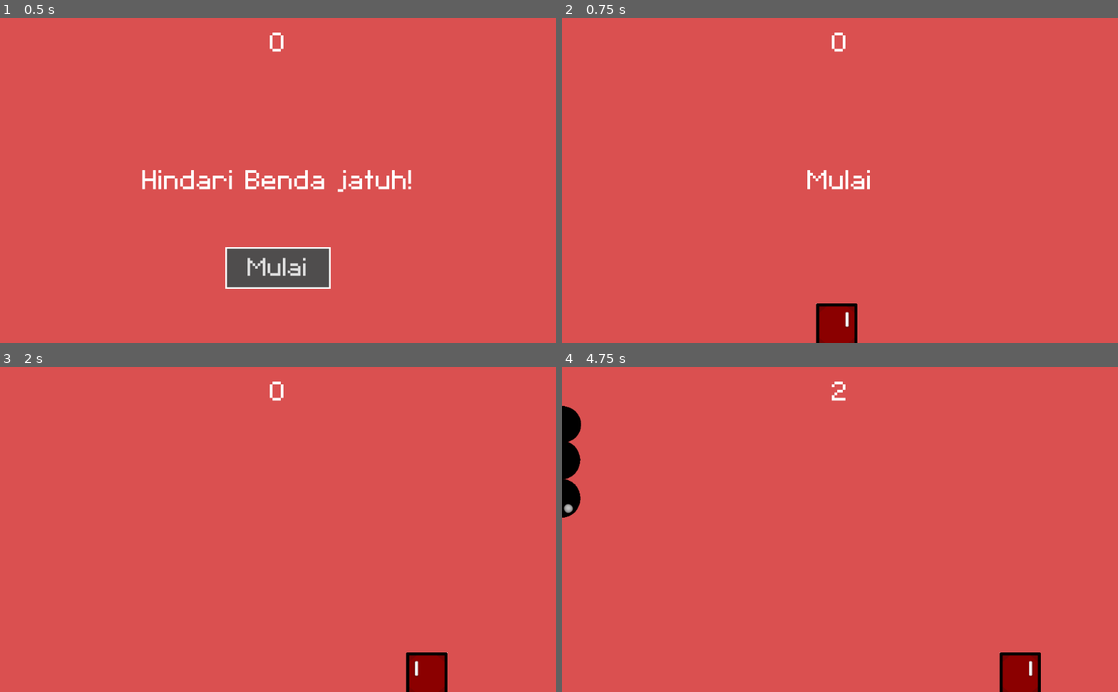
Above: before the commit, frames 1-4 (two rows, left to right).
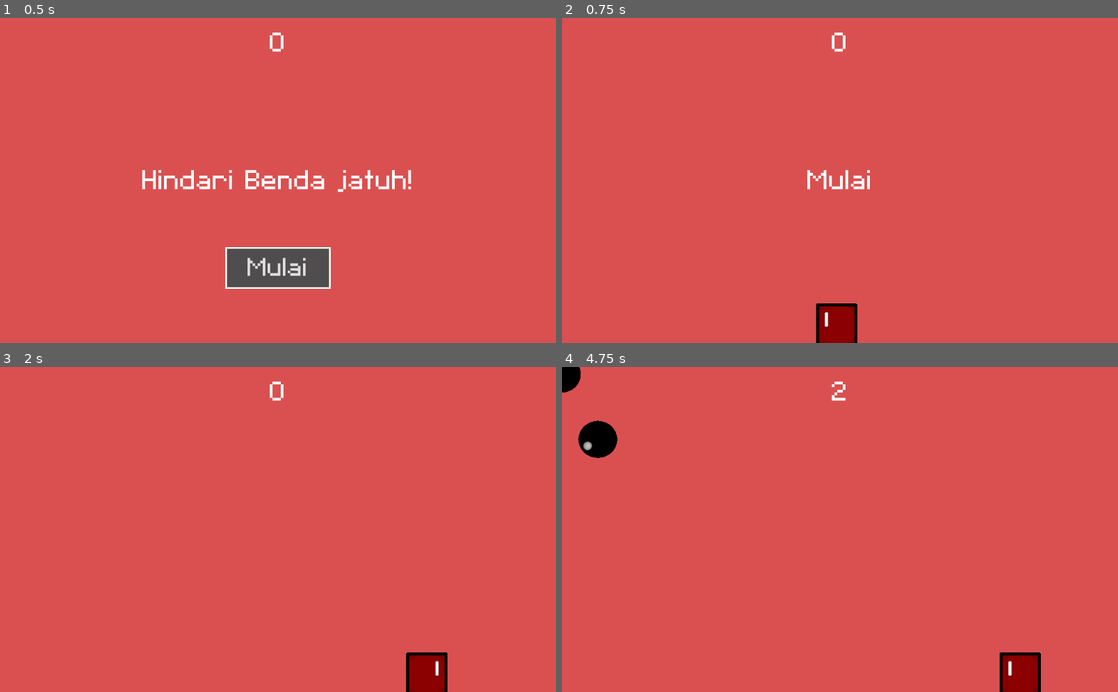
Above: after the commit, the same moments.

Repository: fikrirazor/block_dodge
Game: Godot game, scene res://main.tscn
Same seed, same stepped clock (60 frames per second), same inputs: the game is played once before the commit and once after it.
Inputs:
- Up to frame 1 (0.5 s): no input
- Up to frame 2 (0.75 s): click "Mulai" at 0.5 s
- Up to frame 3 (2 s): tap Enter at 1.25 s; hold Right (ui_right) from 1.28 s (still down)
- Up to frame 4 (4.75 s): release Right (ui_right) at 2.03 s; hold Left (ui_left) 2.03-2.78 s; hold Right (ui_right) 2.78-4.28 s; hold Left (ui_left) from 4.28 s (still down)

Frame 1 is identical in both runs. In frame 2, less than 0.1% of the frame differs, in the area x 45-54%, y 87-96%; in frame 3, less than 0.1%; in frame 4, 1.9%, in the area x 0-87%, y 0-96%.

Commit message:
animation edit and convert to godot 3.1

Diff:
--- a/Enemy.tscn
+++ b/Enemy.tscn
@@ -7,7 +7,6 @@
 [ext_resource path="res://Character/enemy/balltop.png" type="Texture" id=5]
 
 [sub_resource type="SpriteFrames" id=1]
-
 animations = [ {
 "frames": [ ExtResource( 2 ), ExtResource( 3 ), ExtResource( 4 ), ExtResource( 5 ) ],
 "loop": true,
@@ -17,52 +16,24 @@
 
 [sub_resource type="CircleShape2D" id=2]
 
-custom_solver_bias = 0.0
-radius = 10.0
-
 [node name="Enemy" type="RigidBody2D"]
-
 position = Vector2( -1, 0 )
-input_pickable = false
-collision_layer = 1
-collision_mask = 1
-mode = 0
-mass = 1.0
-friction = 1.0
-bounce = 0.0
-gravity_scale = 1.0
-custom_integrator = false
-continuous_cd = 0
-contacts_reported = 0
-contact_monitor = false
-sleeping = false
-can_sleep = true
-linear_velocity = Vector2( 0, 0 )
 linear_damp = 1.0
-angular_velocity = 0.0
-angular_damp = -1.0
 script = ExtResource( 1 )
-_sections_unfolded = [ "Linear" ]
-MIN_SPEED = 150
+MIN_SPEED = 50
 MAX_SPEED = 250
 
-[node name="AnimatedSprite" type="AnimatedSprite" parent="." index="0"]
-
+[node name="AnimatedSprite" type="AnimatedSprite" parent="."]
 scale = Vector2( 0.5, 0.5 )
 frames = SubResource( 1 )
 animation = "rotate"
-frame = 3
+frame = 1
 playing = true
-_sections_unfolded = [ "Transform" ]
 
-[node name="Collision" type="CollisionShape2D" parent="." index="1"]
-
+[node name="Collision" type="CollisionShape2D" parent="."]
 position = Vector2( 0.0970784, 0.998772 )
 scale = Vector2( 3.29704, 3.52512 )
 shape = SubResource( 2 )
 
-[node name="Visibility" type="VisibilityNotifier2D" parent="." index="2"]
-
-rect = Rect2( -10, -10, 20, 20 )
-
+[node name="Visibility" type="VisibilityNotifier2D" parent="."]
 [connection signal="screen_exited" from="Visibility" to="." method="_on_Visibility_screen_exited"]
--- a/HUD.gd
+++ b/HUD.gd
@@ -18,8 +18,6 @@
 func update_score(score):
 	$ScoreLabel.text = str(score)
 
-
-
 func _on_StartButton_pressed():
 	$StartButton.hide() #Menyembunyikan button
 	$SoundButton.play()
--- a/HUD.tscn
+++ b/HUD.tscn
@@ -5,93 +5,41 @@
 [ext_resource path="res://sound/button.wav" type="AudioStream" id=3]
 
 [sub_resource type="DynamicFont" id=1]
-
 size = 64
-use_mipmaps = false
-use_filter = false
 font_data = ExtResource( 2 )
-_sections_unfolded = [ "Font", "Resource", "Settings" ]
 
 [sub_resource type="DynamicFont" id=2]
-
 size = 64
-use_mipmaps = false
-use_filter = false
 font_data = ExtResource( 2 )
-_sections_unfolded = [ "Extra Spacing", "Font/fallback", "Settings" ]
 
 [sub_resource type="StyleBoxFlat" id=3]
-
-content_margin_left = -1.0
-content_margin_right = -1.0
-content_margin_top = -1.0
-content_margin_bottom = -1.0
 bg_color = Color( 0.3125, 0.305176, 0.305176, 1 )
-draw_center = true
 border_width_left = 3
 border_width_top = 3
 border_width_right = 3
 border_width_bottom = 3
 border_color = Color( 1, 1, 1, 1 )
-border_blend = false
-corner_radius_top_left = 0
-corner_radius_top_right = 0
-corner_radius_bottom_right = 0
-corner_radius_bottom_left = 0
 corner_detail = 18
-expand_margin_left = 0.0
-expand_margin_right = 0.0
-expand_margin_top = 0.0
-expand_margin_bottom = 0.0
-shadow_color = Color( 0, 0, 0, 0.6 )
-shadow_size = 0
-anti_aliasing = true
-anti_aliasing_size = 1
-_sections_unfolded = [ "Border", "Border Width" ]
 
 [sub_resource type="DynamicFont" id=4]
-
 size = 60
-use_mipmaps = false
-use_filter = false
 font_data = ExtResource( 2 )
-_sections_unfolded = [ "Font", "Settings" ]
 
 [node name="HUD" type="CanvasLayer"]
-
-layer = 1
-offset = Vector2( 0, 0 )
-rotation = 0.0
-scale = Vector2( 1, 1 )
-transform = Transform2D( 1, 0, 0, 1, 0, 0 )
 script = ExtResource( 1 )
 
-[node name="ScoreLabel" type="Label" parent="." index="0"]
-
+[node name="ScoreLabel" type="Label" parent="."]
 anchor_left = 0.5
-anchor_top = 0.0
 anchor_right = 0.5
-anchor_bottom = 0.0
 margin_left = -77.5
 margin_right = 77.5
 margin_bottom = 93.0
-rect_pivot_offset = Vector2( 0, 0 )
-rect_clip_content = false
-mouse_filter = 2
-mouse_default_cursor_shape = 0
-size_flags_horizontal = 1
-size_flags_vertical = 4
 custom_fonts/font = SubResource( 1 )
 text = "0"
 align = 1
 valign = 1
-percent_visible = 1.0
-lines_skipped = 0
-max_lines_visible = -1
-_sections_unfolded = [ "Material", "Visibility", "custom_fonts", "custom_styles" ]
 
-[node name="PesanLabel" type="Label" parent="." index="1"]
-
+[node name="PesanLabel" type="Label" parent="."]
 anchor_left = 0.5
 anchor_top = 0.5
 anchor_right = 0.5
@@ -100,30 +48,15 @@
 margin_top = -51.0
 margin_right = 250.0
 margin_bottom = 51.0
-rect_pivot_offset = Vector2( 0, 0 )
-rect_clip_content = false
-mouse_filter = 2
-mouse_default_cursor_shape = 0
-size_flags_horizontal = 1
-size_flags_vertical = 4
 custom_fonts/font = SubResource( 2 )
 text = "Hindari Benda jatuh!"
 align = 1
 valign = 1
-percent_visible = 1.0
-lines_skipped = 0
-max_lines_visible = -1
-_sections_unfolded = [ "custom_fonts" ]
 
-[node name="MessageTimer" type="Timer" parent="." index="2"]
+[node name="MessageTimer" type="Timer" parent="."]
+one_shot = true
 
-process_mode = 1
-wait_time = 1.0
-one_shot = true
-autostart = false
-
-[node name="StartButton" type="Button" parent="." index="3"]
-
+[node name="StartButton" type="Button" parent="."]
 anchor_left = 0.5
 anchor_top = 0.5
 anchor_right = 0.5
@@ -132,35 +65,13 @@
 margin_top = 123.0
 margin_right = 97.0
 margin_bottom = 200.0
-rect_pivot_offset = Vector2( 0, 0 )
-rect_clip_content = false
-focus_mode = 2
-mouse_filter = 0
-mouse_default_cursor_shape = 0
-size_flags_horizontal = 1
-size_flags_vertical = 1
 custom_styles/normal = SubResource( 3 )
 custom_fonts/font = SubResource( 4 )
-toggle_mode = false
-enabled_focus_mode = 2
-shortcut = null
-group = null
 text = "Mulai"
-flat = false
-align = 1
-_sections_unfolded = [ "custom_fonts", "custom_styles" ]
 
-[node name="SoundButton" type="AudioStreamPlayer" parent="." index="4"]
-
+[node name="SoundButton" type="AudioStreamPlayer" parent="."]
 stream = ExtResource( 3 )
 volume_db = -8.0
-pitch_scale = 1.0
-autoplay = false
-mix_target = 0
-bus = "Master"
-
 [connection signal="start_game" from="." to="." method="_on_HUD_start_game"]
-
 [connection signal="timeout" from="MessageTimer" to="." method="_on_MessageTimer_timeout"]
-
 [connection signal="pressed" from="StartButton" to="." method="_on_StartButton_pressed"]
--- a/Player.gd
+++ b/Player.gd
@@ -5,10 +5,12 @@
 export (int) var SPEED
 var velocity = Vector2()
 var screensize
+var anim = ""
 
 func _ready():
 	hide()
 	screensize = get_viewport_rect().size
+
 
 func start(pos):
 	position = pos
@@ -17,23 +19,29 @@
 
 func _process(delta):
 	velocity = Vector2()
-	if Input.is_action_pressed("ui_right"):
+	var state = "idle"
+	var press_right = Input.is_action_pressed("ui_right")
+	var press_left = Input.is_action_pressed("ui_left")
+
+	# Move Left or right
+	if press_right:
 		velocity.x += 1
-	if Input.is_action_pressed("ui_left"):
+		state = "right"
+	if press_left:
 		velocity.x -= 1
+		state = "left"
+
+
 	if velocity.length() > 0:
 		velocity = velocity.normalized() * SPEED
-		$AnimatedSprite.play()
+		$AnimatedSprite.play(state)
 	else:
 		$AnimatedSprite.stop()
 
 	position += velocity * delta
 	position.x = clamp(position.x, 0, screensize.x)
-
-	if velocity.x != 0:
-		$AnimatedSprite.animation = "right"
-		$AnimatedSprite.flip_v = false
-		$AnimatedSprite.flip_h = velocity.x < 0
+	if(state != anim):
+		anim = state
 
 func _on_Player_body_entered( body ):
 	$Collision.disabled = true
--- a/Player.tscn
+++ b/Player.tscn
@@ -1,13 +1,17 @@
 [gd_scene load_steps=8 format=2]
 
 [ext_resource path="res://Player.gd" type="Script" id=1]
-[ext_resource path="res://Character/kanan.png" type="Texture" id=2]
-[ext_resource path="res://Character/kiri.png" type="Texture" id=3]
+[ext_resource path="res://Character/kiri.png" type="Texture" id=2]
+[ext_resource path="res://Character/kanan.png" type="Texture" id=3]
 
 [sub_resource type="SpriteFrames" id=1]
-
 animations = [ {
-"frames": [ ExtResource( 2 ), ExtResource( 3 ) ],
+"frames": [ ExtResource( 2 ) ],
+"loop": true,
+"name": "left",
+"speed": 5.0
+}, {
+"frames": [ ExtResource( 3 ) ],
 "loop": true,
 "name": "right",
 "speed": 5.0
@@ -15,129 +19,36 @@
 
 [sub_resource type="RectangleShape2D" id=2]
 
-custom_solver_bias = 0.0
-extents = Vector2( 10, 10 )
-
 [sub_resource type="ParticlesMaterial" id=3]
-
-render_priority = 0
-trail_divisor = 1
-emission_shape = 0
-flag_align_y = false
-flag_rotate_y = false
 flag_disable_z = true
-spread = 45.0
-flatness = 0.0
 gravity = Vector3( 0, 0, 0 )
 initial_velocity = 1.0
-initial_velocity_random = 0.0
-angular_velocity = 0.0
-angular_velocity_random = 0.0
 orbit_velocity = 0.0
 orbit_velocity_random = 0.0
-linear_accel = 0.0
-linear_accel_random = 0.0
-radial_accel = 0.0
-radial_accel_random = 0.0
-tangential_accel = 0.0
-tangential_accel_random = 0.0
-damping = 0.0
-damping_random = 0.0
-angle = 0.0
-angle_random = 0.0
-scale = 1.0
-scale_random = 0.0
-color = Color( 1, 1, 1, 1 )
-hue_variation = 0.0
-hue_variation_random = 0.0
-anim_speed = 0.0
-anim_speed_random = 0.0
-anim_offset = 0.0
-anim_offset_random = 0.0
-anim_loop = false
-_sections_unfolded = [ "Gravity", "Scale", "Trail" ]
 
 [sub_resource type="StreamTexture" id=4]
 
-flags = 0
-load_path = ""
-
 [node name="Player" type="Area2D"]
-
-input_pickable = true
-gravity_vec = Vector2( 0, 1 )
-gravity = 98.0
-linear_damp = 0.1
-angular_damp = 1.0
-audio_bus_override = false
-audio_bus_name = "Master"
 script = ExtResource( 1 )
 SPEED = 400
 
-[node name="AnimatedSprite" type="AnimatedSprite" parent="." index="0"]
-
+[node name="AnimatedSprite" type="AnimatedSprite" parent="."]
 scale = Vector2( 0.2, 0.2 )
 frames = SubResource( 1 )
-animation = "right"
-_sections_unfolded = [ "Transform" ]
+animation = "left"
 
-[node name="Collision" type="CollisionShape2D" parent="." index="1"]
-
+[node name="Collision" type="CollisionShape2D" parent="."]
 position = Vector2( 0.603851, 1.77876 )
 scale = Vector2( 3.42101, 3.95819 )
 shape = SubResource( 2 )
-_sections_unfolded = [ "Z Index" ]
 
-[node name="Trail" type="Particles2D" parent="." index="2"]
-
-emitting = true
-amount = 8
-lifetime = 1.0
-one_shot = false
-preprocess = 0.0
+[node name="Trail" type="Particles2D" parent="."]
 speed_scale = 2.0
-explosiveness = 0.0
-randomness = 0.0
-fixed_fps = 0
-fract_delta = true
-visibility_rect = Rect2( -100, -100, 200, 200 )
-local_coords = true
-draw_order = 0
 process_material = SubResource( 3 )
 texture = SubResource( 4 )
-normal_map = null
-h_frames = 1
-v_frames = 1
-_sections_unfolded = [ "Process Material", "Textures", "Time" ]
 
-[node name="ui" type="CanvasLayer" parent="." index="3"]
+[node name="ui" type="CanvasLayer" parent="."]
 
-layer = 1
-offset = Vector2( 0, 0 )
-rotation = 0.0
-scale = Vector2( 1, 1 )
-transform = Transform2D( 1, 0, 0, 1, 0, 0 )
+[node name="left" type="TouchScreenButton" parent="ui"]
 
-[node name="left" type="TouchScreenButton" parent="ui" index="0"]
-
-normal = null
-pressed = null
-bitmask = null
-shape = null
-shape_centered = true
-shape_visible = true
-passby_press = false
-action = ""
-visibility_mode = 0
-
-[node name="right" type="TouchScreenButton" parent="ui" index="1"]
-
-normal = null
-pressed = null
-bitmask = null
-shape = null
-shape_centered = true
-shape_visible = true
-passby_press = false
-action = ""
-visibility_mode = 0
+[node name="right" type="TouchScreenButton" parent="ui"]
--- a/default_env.tres
+++ b/default_env.tres
@@ -1,100 +1,14 @@
 [gd_resource type="Environment" load_steps=2 format=2]
 
 [sub_resource type="ProceduralSky" id=1]
-
-radiance_size = 4
 sky_top_color = Color( 0.0470588, 0.454902, 0.976471, 1 )
 sky_horizon_color = Color( 0.556863, 0.823529, 0.909804, 1 )
 sky_curve = 0.25
-sky_energy = 1.0
 ground_bottom_color = Color( 0.101961, 0.145098, 0.188235, 1 )
 ground_horizon_color = Color( 0.482353, 0.788235, 0.952941, 1 )
 ground_curve = 0.01
-ground_energy = 1.0
-sun_color = Color( 1, 1, 1, 1 )
-sun_latitude = 35.0
-sun_longitude = 0.0
-sun_angle_min = 1.0
-sun_angle_max = 100.0
-sun_curve = 0.05
 sun_energy = 16.0
-texture_size = 2
 
 [resource]
-
 background_mode = 2
 background_sky = SubResource( 1 )
-background_sky_custom_fov = 0.0
-background_color = Color( 0, 0, 0, 1 )
-background_energy = 1.0
-background_canvas_max_layer = 0
-ambient_light_color = Color( 0, 0, 0, 1 )
-ambient_light_energy = 1.0
-ambient_light_sky_contribution = 1.0
-fog_enabled = false
-fog_color = Color( 0.5, 0.6, 0.7, 1 )
-fog_sun_color = Color( 1, 0.9, 0.7, 1 )
-fog_sun_amount = 0.0
-fog_depth_enabled = true
-fog_depth_begin = 10.0
-fog_depth_curve = 1.0
-fog_transmit_enabled = false
-fog_transmit_curve = 1.0
-fog_height_enabled = false
-fog_height_min = 0.0
-fog_height_max = 100.0
-fog_height_curve = 1.0
-tonemap_mode = 0
-tonemap_exposure = 1.0
-tonemap_white = 1.0
-auto_exposure_enabled = false
-auto_exposure_scale = 0.4
-auto_exposure_min_luma = 0.05
-auto_exposure_max_luma = 8.0
-auto_exposure_speed = 0.5
-ss_reflections_enabled = false
-ss_reflections_max_steps = 64
-ss_reflections_fade_in = 0.15
-ss_reflections_fade_out = 2.0
-ss_reflections_depth_tolerance = 0.2
-ss_reflections_roughness = true
-ssao_enabled = false
-ssao_radius = 1.0
-ssao_intensity = 1.0
-ssao_radius2 = 0.0
-ssao_intensity2 = 1.0
-ssao_bias = 0.01
-ssao_light_affect = 0.0
-ssao_color = Color( 0, 0, 0, 1 )
-ssao_quality = 0
-ssao_blur = 3
-ssao_edge_sharpness = 4.0
-dof_blur_far_enabled = false
-dof_blur_far_distance = 10.0
-dof_blur_far_transition = 5.0
-dof_blur_far_amount = 0.1
-dof_blur_far_quality = 1
-dof_blur_near_enabled = false
-dof_blur_near_distance = 2.0
-dof_blur_near_transition = 1.0
-dof_blur_near_amount = 0.1
-dof_blur_near_quality = 1
-glow_enabled = false
-glow_levels/1 = false
-glow_levels/2 = false
-glow_levels/3 = true
-glow_levels/4 = false
-glow_levels/5 = true
-glow_levels/6 = false
-glow_levels/7 = false
-glow_intensity = 0.8
-glow_strength = 1.0
-glow_bloom = 0.0
-glow_blend_mode = 2
-glow_hdr_threshold = 1.0
-glow_hdr_scale = 2.0
-glow_bicubic_upscale = false
-adjustment_enabled = false
-adjustment_brightness = 1.0
-adjustment_contrast = 1.0
-adjustment_saturation = 1.0
--- a/main.gd
+++ b/main.gd
@@ -1,6 +1,6 @@
 extends Node
 
-export (PackedScene) var Enemy
+export (PackedScene) var enemy
 var score
 
 func _ready():
@@ -22,7 +22,6 @@
 	$MobTimer.stop()
 	$HUD.menampilkan_game_over()
 
-
 func _on_StartTimer_timeout():
 	$EnemyTimer.start()
 	$ScoreTimer.start()
@@ -36,5 +35,6 @@
 	var enemy = preload("res://Enemy.tscn").instance()
 	add_child(enemy)
 	var direction = $EnemyPath/EnemySpawnLocation.rotation
+	enemy.position = $EnemyPath/EnemySpawnLocation.position
 	enemy.rotation = direction
 	enemy.set_linear_velocity(Vector2(rand_range(enemy.MIN_SPEED, enemy.MAX_SPEED), 0).rotated(direction))
--- a/main.tscn
+++ b/main.tscn
@@ -6,102 +6,49 @@
 [ext_resource path="res://music/music1.wav" type="AudioStream" id=4]
 
 [sub_resource type="Curve2D" id=1]
-
-bake_interval = 5.0
 _data = {
-"points": PoolVector2Array( 0, 0, 0, 0, 1023.96, 1.91258, 0, 0, 0, 0, 1026.18, 601.359, 0, 0, 0, 0, 1.24585, 600.251 )
+"points": PoolVector2Array( 0, 0, 0, 0, -2.01501, 86.0198, 0, 0, 0, 0, -0.573687, -90.754, 0, 0, 0, 0, 1032.85, -87.7578, 0, 0, 0, 0, 1028.53, 83.0237, 0, 0, 0, 0, 0.867639, 86.0198, 0, 0, 0, 0, -2.01501, 86.0198 )
 }
 
-[node name="main" type="Node" index="0"]
+[node name="main" type="Node"]
+script = ExtResource( 1 )
 
-script = ExtResource( 1 )
-Enemy = null
-
-[node name="ColorRect" type="ColorRect" parent="." index="0"]
-
-anchor_left = 0.0
-anchor_top = 0.0
+[node name="ColorRect" type="ColorRect" parent="."]
 anchor_right = 1.0
 anchor_bottom = 1.0
-rect_pivot_offset = Vector2( 0, 0 )
-rect_clip_content = false
-mouse_filter = 0
-mouse_default_cursor_shape = 0
-size_flags_horizontal = 1
-size_flags_vertical = 1
 color = Color( 0.855469, 0.317459, 0.317459, 1 )
 
-[node name="Player" parent="." index="1" instance=ExtResource( 2 )]
+[node name="Player" parent="." instance=ExtResource( 2 )]
 
-[node name="EnemyTimer" type="Timer" parent="." index="2"]
+[node name="EnemyTimer" type="Timer" parent="."]
+wait_time = 0.5
 
-process_mode = 1
-wait_time = 0.5
-one_shot = false
-autostart = false
+[node name="ScoreTimer" type="Timer" parent="."]
 
-[node name="ScoreTimer" type="Timer" parent="." index="3"]
-
-process_mode = 1
-wait_time = 1.0
-one_shot = false
-autostart = false
-
-[node name="StartTimer" type="Timer" parent="." index="4"]
-
-process_mode = 1
+[node name="StartTimer" type="Timer" parent="."]
 wait_time = 2.0
 one_shot = true
-autostart = false
 
-[node name="HUD" parent="." index="5" instance=ExtResource( 3 )]
+[node name="HUD" parent="." instance=ExtResource( 3 )]
 
-[node name="Music" type="AudioStreamPlayer" parent="." index="6"]
-
+[node name="Music" type="AudioStreamPlayer" parent="."]
 stream = ExtResource( 4 )
 volume_db = -8.0
-pitch_scale = 1.0
-autoplay = false
-mix_target = 0
-bus = "Master"
 
-[node name="DeathSound" type="AudioStreamPlayer" parent="." index="7"]
+[node name="DeathSound" type="AudioStreamPlayer" parent="."]
 
-stream = null
-volume_db = 0.0
-pitch_scale = 1.0
-autoplay = false
-mix_target = 0
-bus = "Master"
-
-[node name="StartPosition" type="Node2D" parent="." index="8"]
-
+[node name="StartPosition" type="Node2D" parent="."]
 position = Vector2( 506.059, 567.276 )
 
-[node name="EnemyPath" type="Path2D" parent="." index="9"]
+[node name="EnemyPath" type="Path2D" parent="."]
+position = Vector2( 1.66178, -41.1391 )
+scale = Vector2( 0.993513, 0.477935 )
+curve = SubResource( 1 )
 
-self_modulate = Color( 0.5, 0.6, 1, 0.7 )
-position = Vector2( -0.75667, -1.83941 )
-scale = Vector2( 1.00048, 1.00495 )
-curve = SubResource( 1 )
-_sections_unfolded = [ "Transform", "Visibility" ]
-
-[node name="EnemySpawnLocation" type="PathFollow2D" parent="EnemyPath" index="0"]
-
+[node name="EnemySpawnLocation" type="PathFollow2D" parent="EnemyPath"]
 position = Vector2( 1023.96, 1.91258 )
 rotation = 1.56711
-offset = 0.0
-h_offset = 0.0
-v_offset = 0.0
-rotate = true
-cubic_interp = true
-loop = true
-lookahead = 4.0
-
 [connection signal="timeout" from="EnemyTimer" to="." method="_on_EnemyTimer_timeout"]
-
 [connection signal="timeout" from="ScoreTimer" to="." method="_on_ScoreTimer_timeout"]
-
 [connection signal="timeout" from="StartTimer" to="." method="_on_StartTimer_timeout"]
-
 [connection signal="start_game" from="HUD" to="." method="new_game"]
--- a/project.godot
+++ b/project.godot
@@ -6,7 +6,12 @@
 ;   [section] ; section goes between []
 ;   param=value ; assign values to parameters
 
-config_version=3
+config_version=4
+
+_global_script_classes=[  ]
+_global_script_class_icons={
+
+}
 
 [application]
 
Not shown, changed: Character/ball.png.import
Not shown, changed: Character/enemy/ballbottom.png.import
Not shown, changed: Character/enemy/ballleft.png.import
Not shown, changed: Character/enemy/ballright.png.import
Not shown, changed: Character/enemy/balltop.png.import
Not shown, changed: Character/font/A.png.import
Not shown, changed: Character/kanan.png.import
Not shown, changed: Character/kiri.png.import
Not shown, changed: Character/main.png.import
Not shown, added: export_presets.cfg
Not shown, changed: icon.png.import
